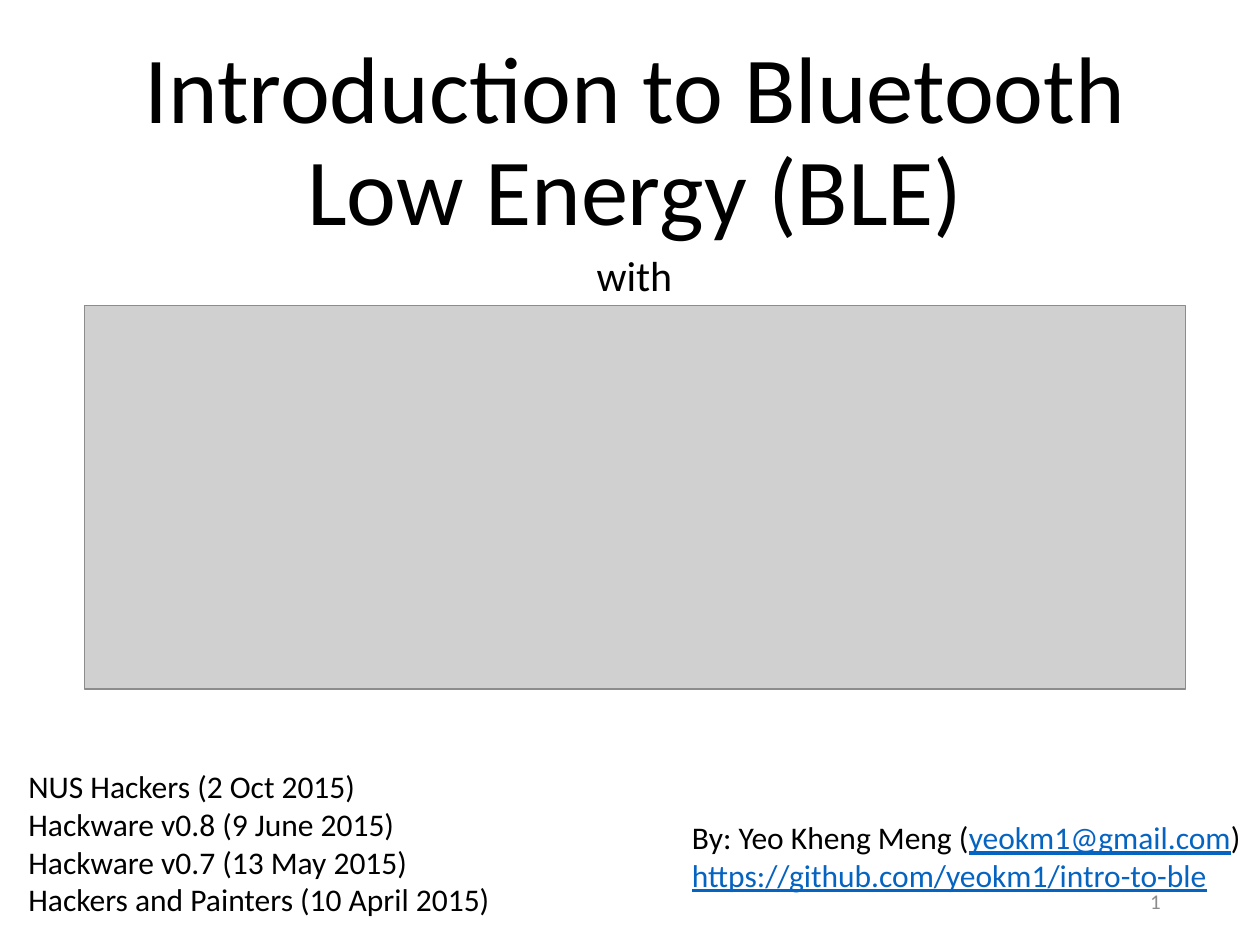
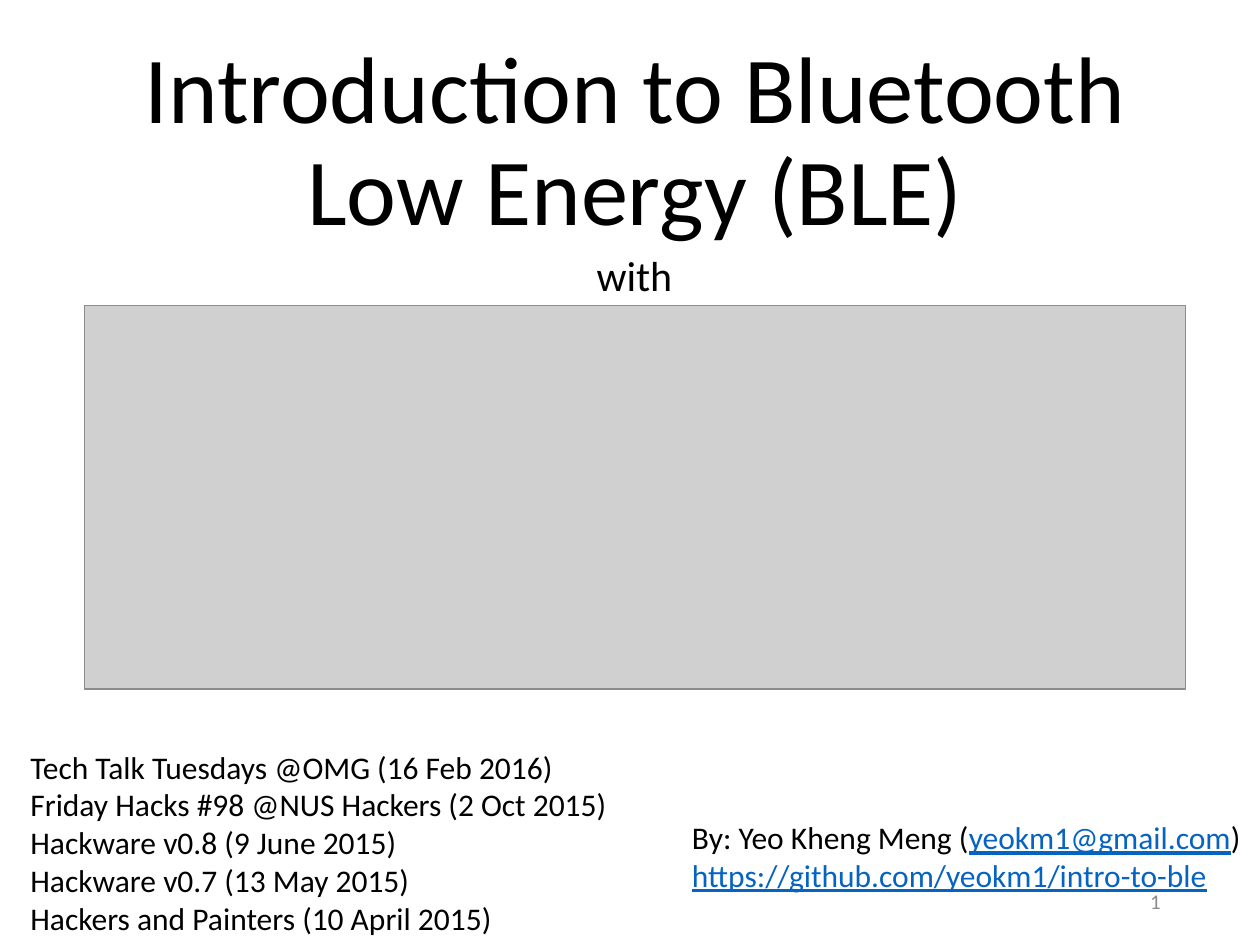
Before and after one commit to yeokm1/intro-to-ble, a slide deck: slide 1 of intro to ble.pptx. Drawn at 1260x945 pixels with LibreOffice and Linux fonts; fonts in the diff are those of the drawing; grey boxes stand for pictures. Boxes give left, top, right and bottom in pixels: in the first picture for what was removed or moved away, otherwise in the second. Text is boxed around its words. In the diff, an @@ line names an element or a change of style, - is before the commit and + after.

```diff
--- a/intro to ble.pptx
+++ b/intro to ble.pptx
@@ text "Tech Talk Tuesdays @OMG (16 ...": place and size @@
-text "Tech Talk Tuesdays @OMG (16 ..." at bbox=[28, 775, 489, 916]
+text "Tech Talk Tuesdays @OMG (16 ..." at bbox=[30, 756, 606, 935]
@@ text at bbox=[30, 756, 606, 821]: text changed @@
-NUS Hackers (2 Oct 2015)
+Tech Talk Tuesdays @OMG (16 Feb 2016)
+Friday Hacks #98 @NUS Hackers (2 Oct 2015)
```
Also in this commit, not shown: 6 other slides changed, 2 other files.
